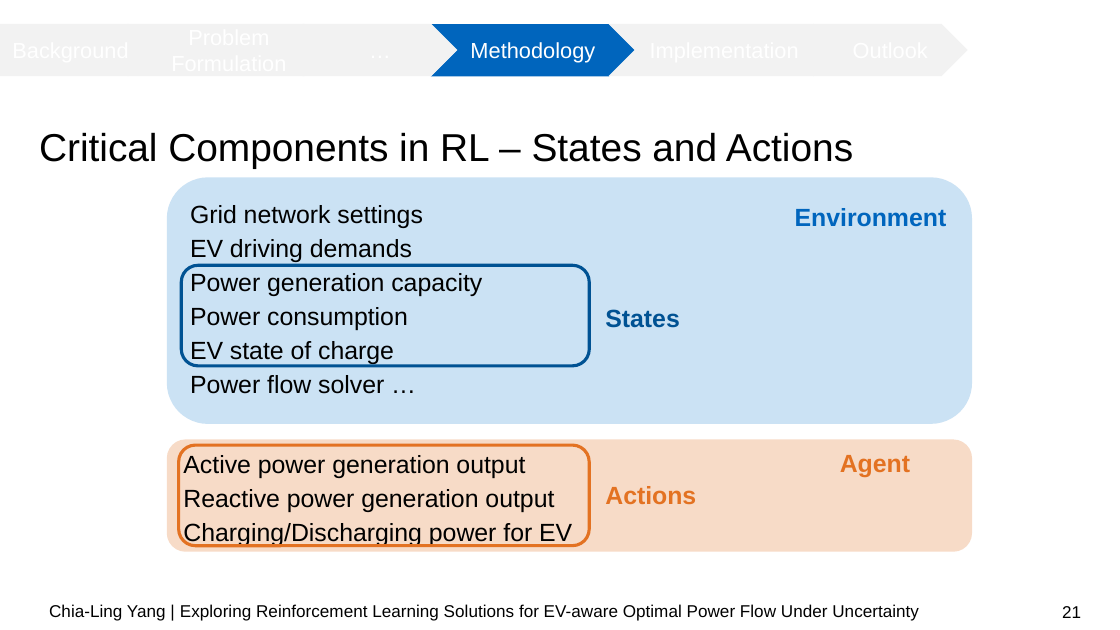
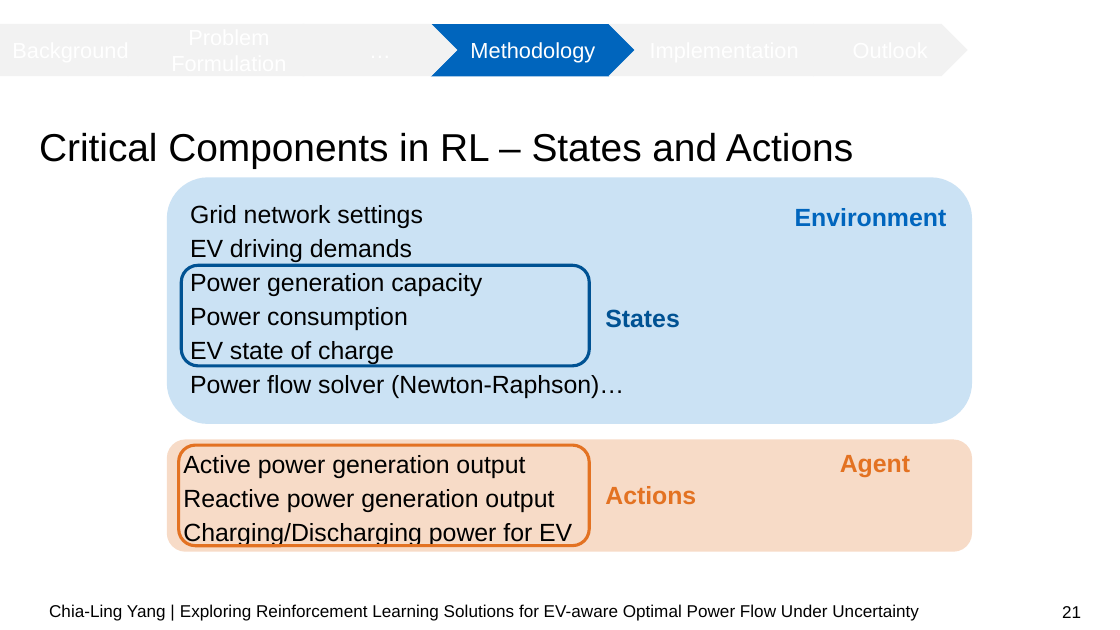
Before and after one commit to chialingyang7718/RL_OPF_EVaware, a slide deck: slide 21 of Mid-term Presentation.pptx. Drawn at 1120x630 pixels with LibreOffice and Linux fonts; fonts in the diff are those of the drawing; background and template pictures are left out. Boxes give left, top, right and bottom in pixels: in the first picture for what was removed or moved away, otherwise in the second. Text is boxed around its words. In the diff, an @@ line names an element or a change of style, - is before the commit and + after.

```diff
--- a/Mid-term Presentation.pptx
+++ b/Mid-term Presentation.pptx
@@ text in rounded rectangle at (190,375,624,398): text changed @@
-Power flow solver …
+Power flow solver (Newton-Raphson)…
```
Also in this commit, not shown: 3 other slides changed, 2 slides added.
